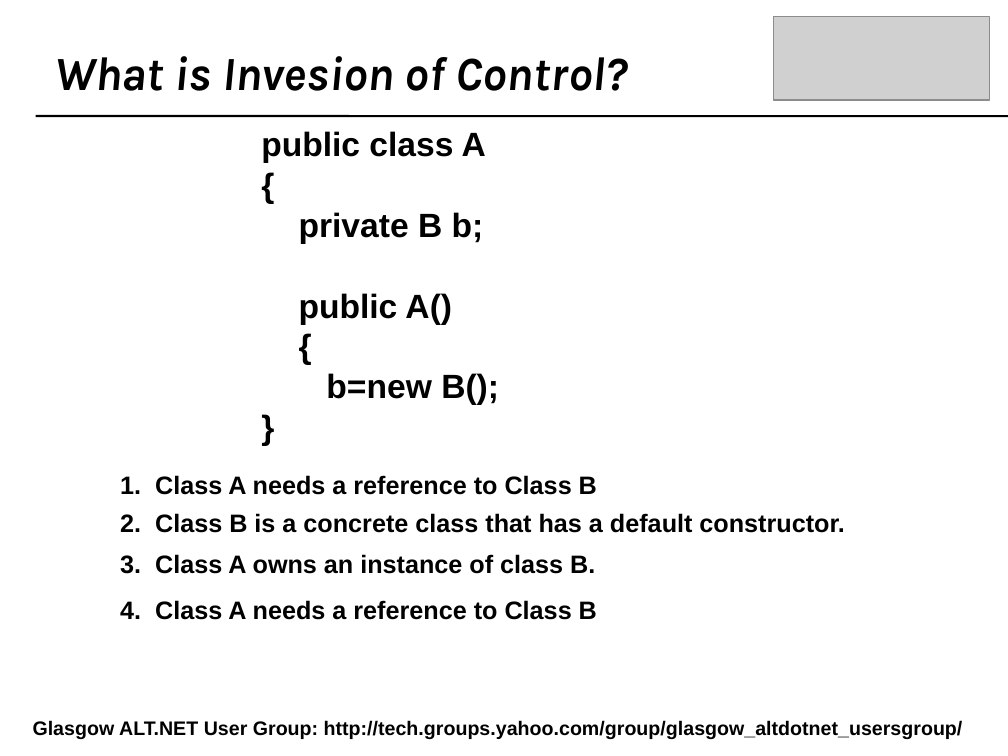
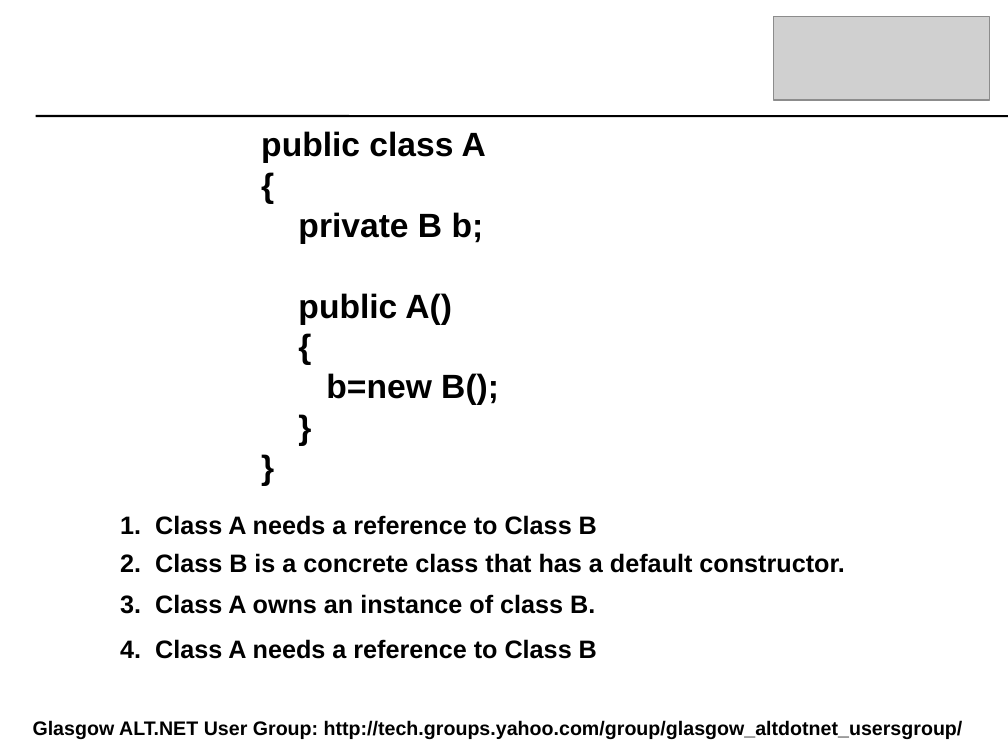
Before and after one commit to craignicol/scotaltdotnet, a slide deck: slide 5 of belfast/IOC-TDD-And Testability.ppt. Drawn at 1008x756 pixels with LibreOffice and Linux fonts; fonts in the diff are those of the drawing; grey boxes stand for pictures; background and template pictures are left out. Boxes give left, top, right and bottom in pixels: in the first picture for what was removed or moved away, otherwise in the second. Text is boxed around its words. In the diff, an @@ line names an element or a change of style, - is before the commit and + after.

Commit message:
IOC Talk updated

```diff
--- a/belfast/IOC-TDD-And Testability.ppt
+++ b/belfast/IOC-TDD-And Testability.ppt
@@ text removed at [54, 56, 628, 91] @@
-What is Invesion of Control?
@@ text at [261, 131, 499, 405]: paragraph added @@
+}
@@ 4 texts: place and size @@
-4 texts at [120, 475, 844, 620]
+4 texts at [120, 515, 844, 659]
```
Also in this commit, not shown: 1 other slide changed, 4 slides added.
